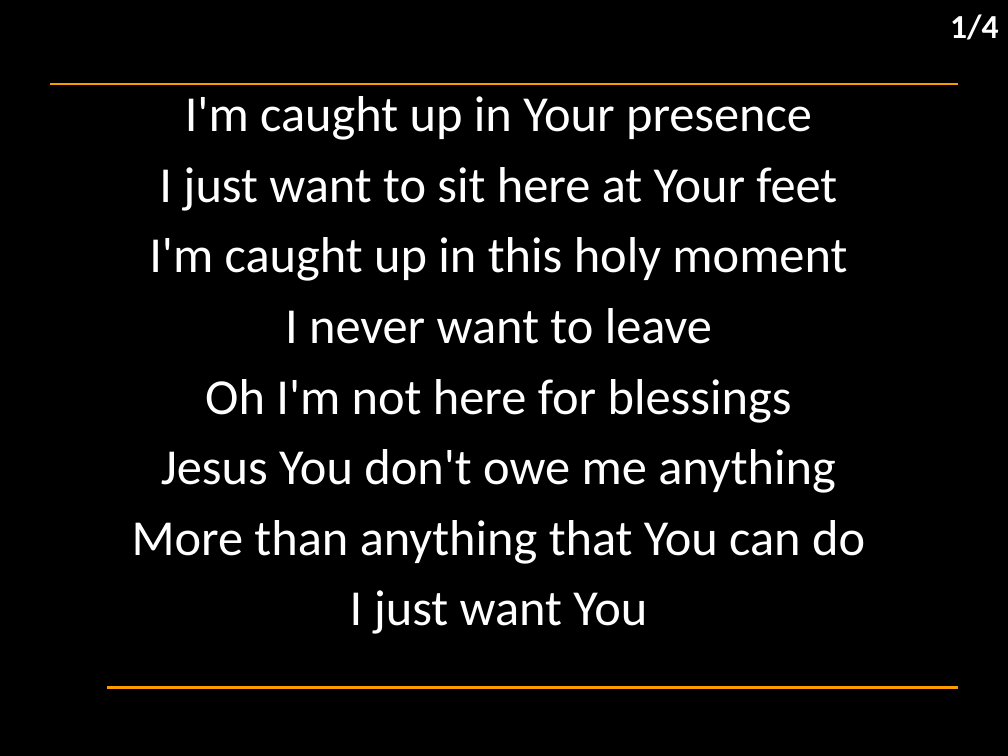
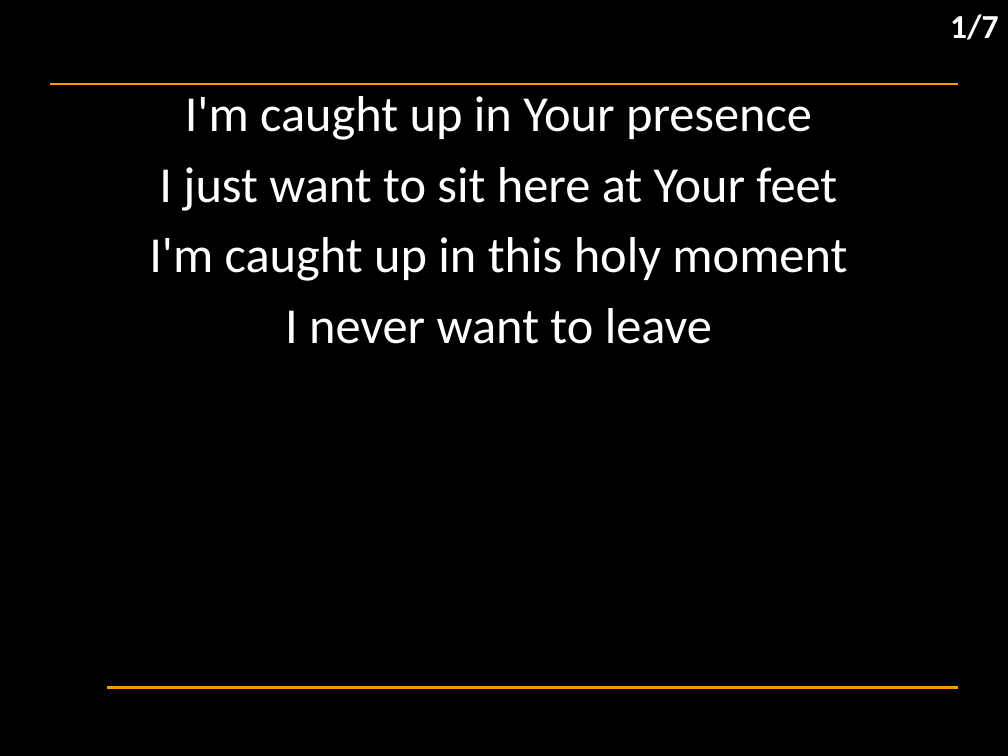
Before and after one commit to hoo-are-ya/worship, a slide deck: slide 28 of docs/songs_2024-11-24.pptx (slide 27 before the commit). Drawn at 1008x756 pixels with LibreOffice and Linux fonts; fonts in the diff are those of the drawing; background and template pictures are left out. Boxes give left, top, right and bottom in pixels: in the first picture for what was removed or moved away, otherwise in the second. Text is boxed around its words. In the diff, an @@ line names an element or a change of style, - is before the commit and + after.

```diff
--- a/docs/songs_2024-11-24.pptx
+++ b/docs/songs_2024-11-24.pptx
@@ text at [950,14,998,40]: text changed @@
-1/4
+1/7
@@ subtitle at [132,379,865,634]: paragraphs removed @@
-Oh I'm not here for blessings
-Jesus You don't owe me anything
-More than anything that You can do
-I just want You
```
Also in this commit, not shown: 5 other slides changed, 4 slides added, 4 slides removed, 1 other file.
